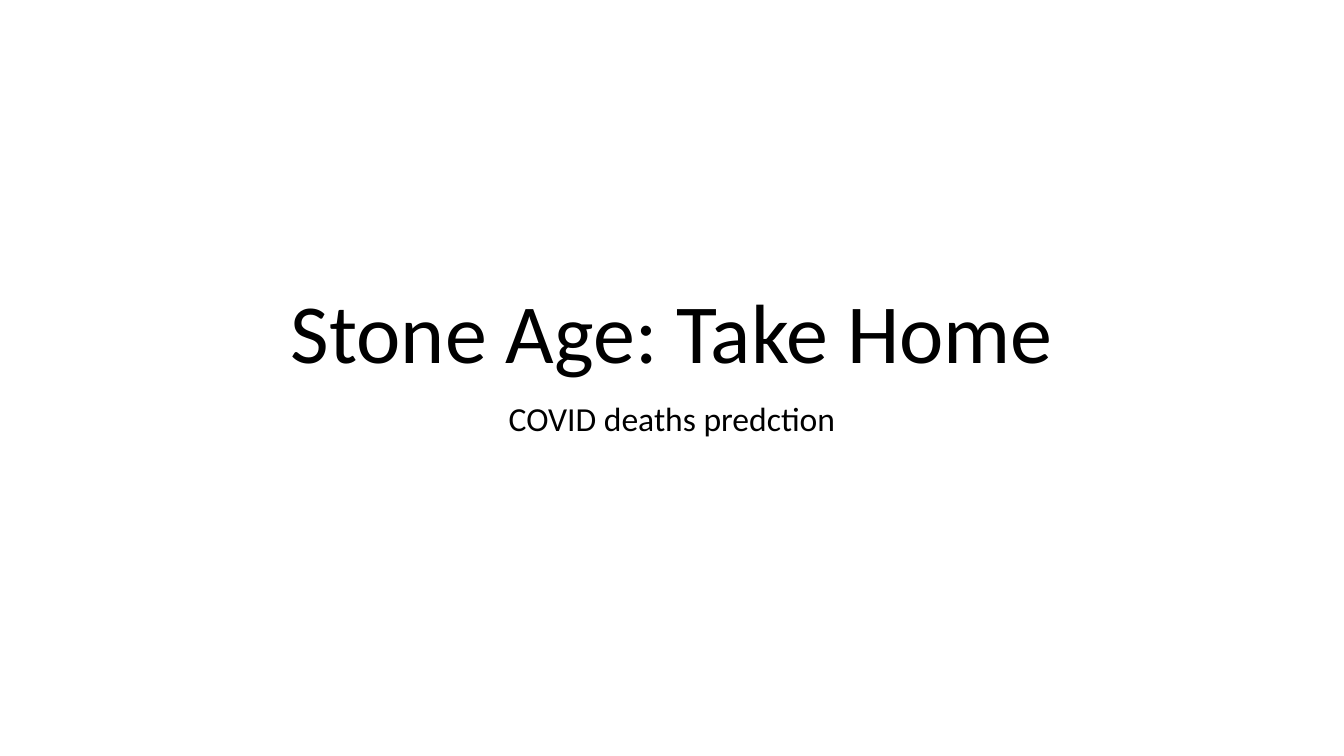
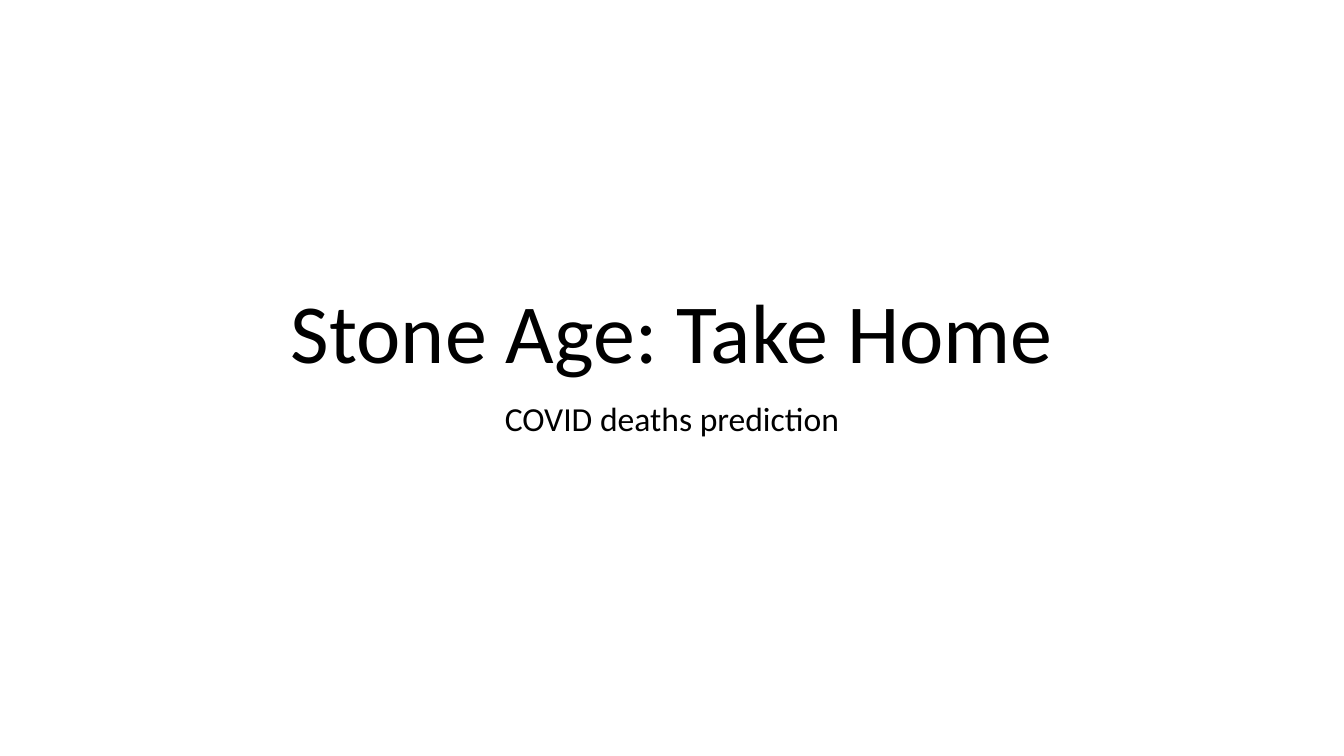
Before and after one commit to rodrigo-neumann/Stone-Age-Covid-project, a slide deck: slide 1 of Stone Age_apresentação.pptx. Drawn at 1344x756 pixels with LibreOffice and Linux fonts; fonts in the diff are those of the drawing. Boxes give left, top, right and bottom in pixels: in the first picture for what was removed or moved away, otherwise in the second. Text is boxed around its words. In the diff, an @@ line names an element or a change of style, - is before the commit and + after.

```diff
--- a/Stone Age_apresentação.pptx
+++ b/Stone Age_apresentação.pptx
@@ subtitle at (505,407,839,437): text changed @@
-COVID deaths predction
+COVID deaths prediction
```
Also in this commit, not shown: 1 other slide changed.
